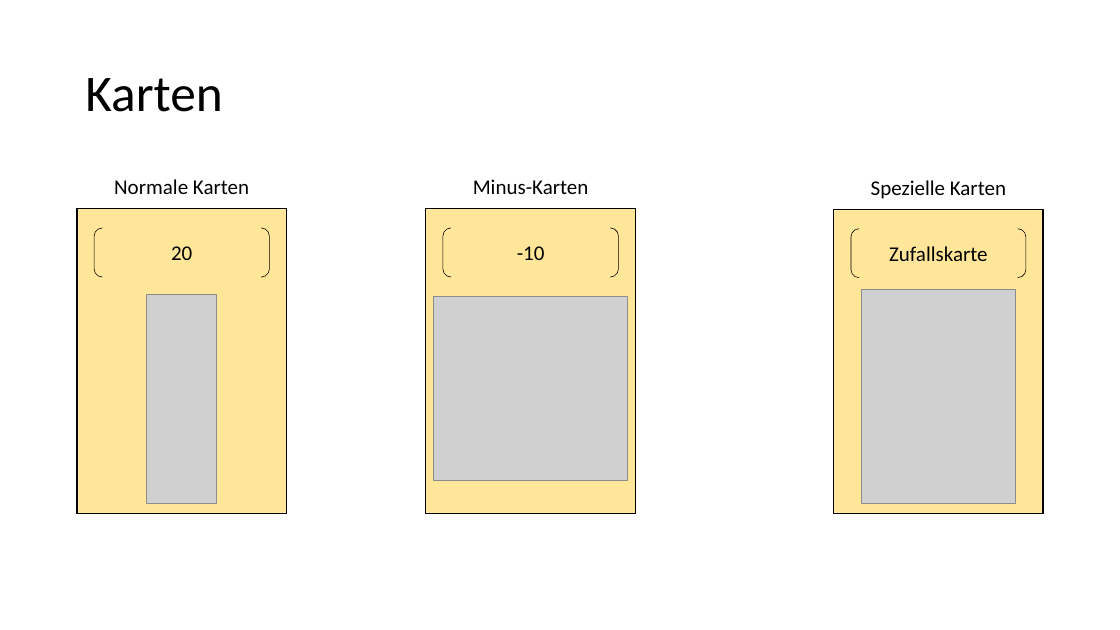
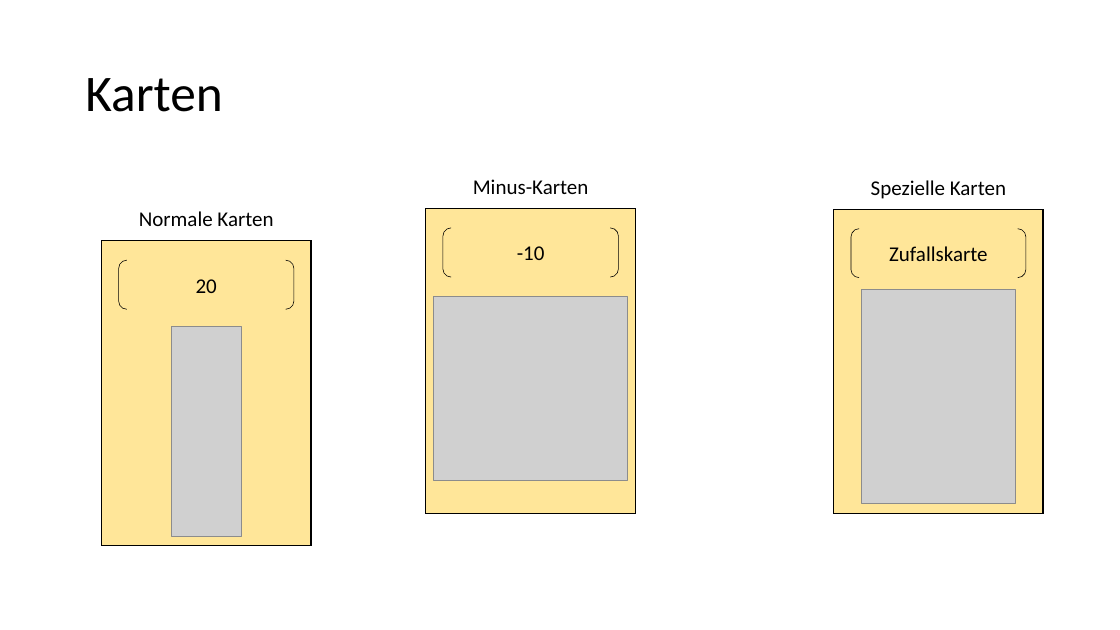
Before and after one commit to jnussbaum/TheBachelorsChaseGame, a slide deck: slide 14 of documents/Meilensteine/Meilenstein I/mockup.pptx. Drawn at 1120x630 pixels with LibreOffice and Linux fonts; fonts in the diff are those of the drawing; grey boxes stand for pictures. Boxes give left, top, right and bottom in pixels: in the first picture for what was removed or moved away, otherwise in the second. Text is boxed around its words. In the diff, an @@ line names an element or a change of style, - is before the commit and + after.

```diff
--- a/documents/Meilensteine/Meilenstein I/mockup.pptx
+++ b/documents/Meilensteine/Meilenstein I/mockup.pptx
@@ text "Normale Karten": place and size @@
-text "Normale Karten" at <box>114,179,249,194</box>
+text "Normale Karten" at <box>139,211,273,226</box>
@@ rectangle: place and size @@
-rectangle at <box>77,208,287,513</box>
+rectangle at <box>102,241,311,546</box>
@@ bracket pair "20": place and size @@
-bracket pair "20" at <box>94,228,270,276</box>
+bracket pair "20" at <box>118,260,294,309</box>
@@ picture: place and size @@
-picture at <box>147,294,218,503</box>
+picture at <box>171,327,242,536</box>
```
Also in this commit, not shown: 3 other files.
